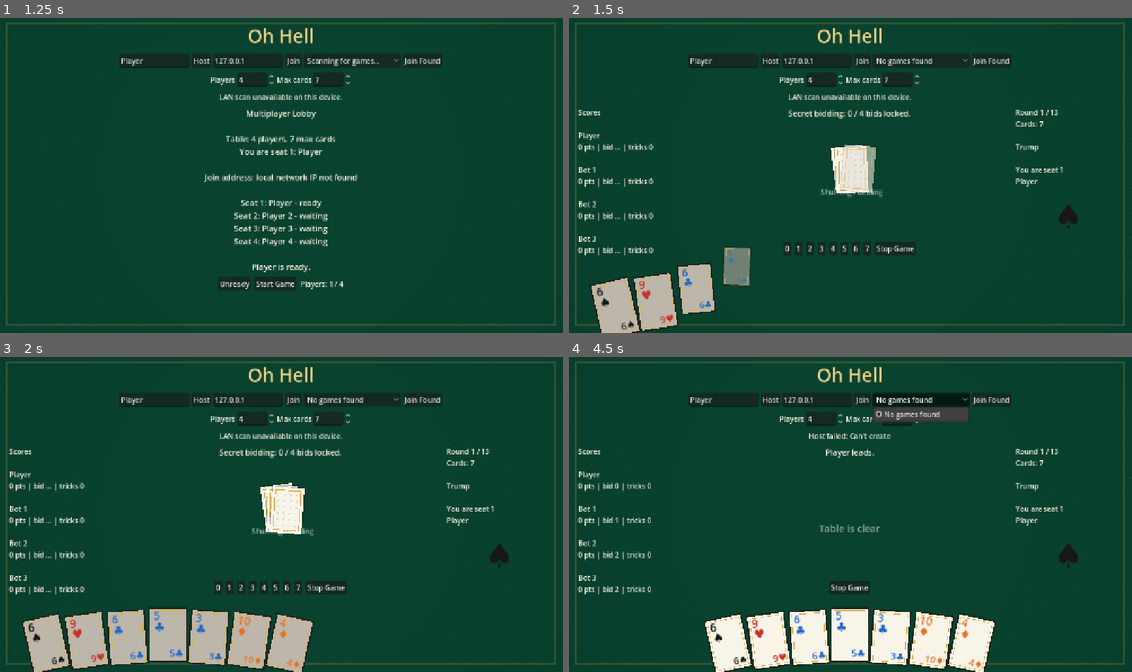
Above: before the commit, frames 1-4 (two rows, left to right).
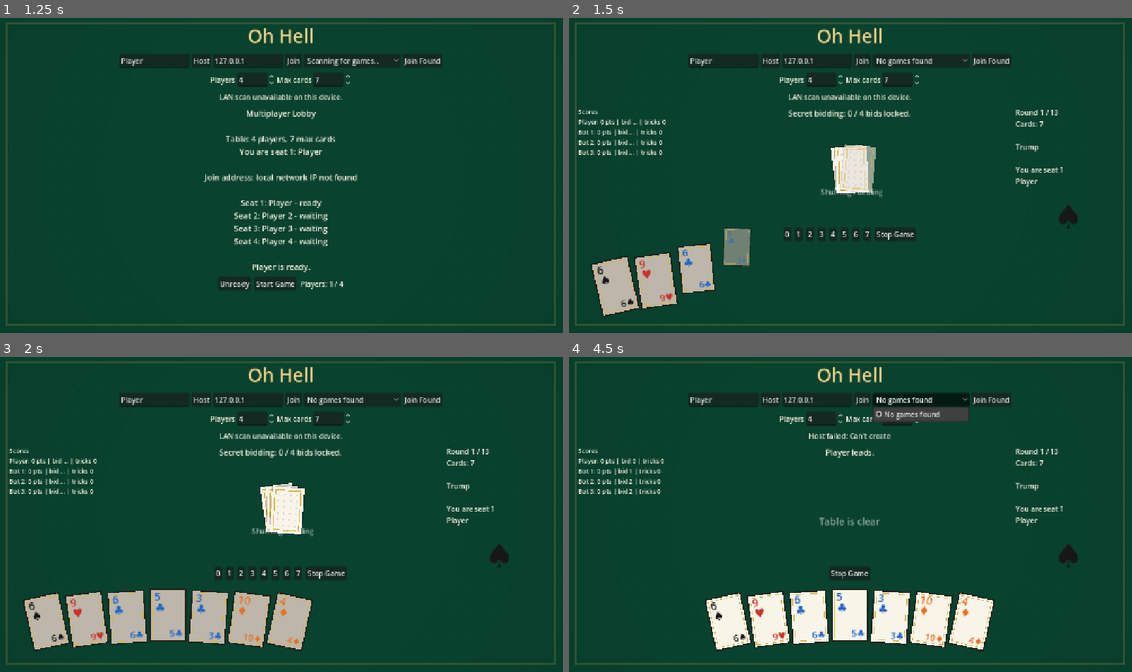
Above: after the commit, the same moments.

Repository: JordanOakFox/oh-hell-godot
Game: Godot game, scene res://scenes/main.tscn
Two runs of this game, one before a commit and one after it. Both use one fixed random seed, a clock stepped at 60 frames per second and the inputs below.
Inputs:
- Up to frame 1 (1.25 s): click "Ready" at 0.5 s
- Up to frame 2 (1.5 s): click "Start Game" at 1.25 s
- Up to frame 3 (2 s): no input
- Up to frame 4 (4.5 s): click "0" at 2 s; tap Enter at 2.75 s; click "Host" at 3.5 s; click "No games found" at 4.25 s

Frame 1 is identical in both runs. In frame 2, 6.7% of the frame differs, in the area x 1-62%, y 29-100%; in frame 3, 11%; in frame 4, 10%.

Commit message:
Keep player hand visible in large games

Diff:
--- a/scripts/main.gd
+++ b/scripts/main.gd
@@ -168,7 +168,7 @@
 
 	left_stats_label = Label.new()
 	left_stats_label.autowrap_mode = TextServer.AUTOWRAP_WORD_SMART
-	left_stats_label.add_theme_font_size_override("font_size", 16)
+	left_stats_label.add_theme_font_size_override("font_size", 14)
 	left_stats_label.add_theme_color_override("font_color", Color("#f7f1e3"))
 	left_stats_label.custom_minimum_size = Vector2(240, 0)
 	left_stats_label.size_flags_vertical = Control.SIZE_EXPAND_FILL
@@ -191,7 +191,7 @@
 	trick_box = HBoxContainer.new()
 	trick_box.alignment = BoxContainer.ALIGNMENT_CENTER
 	trick_box.add_theme_constant_override("separation", 18)
-	trick_box.custom_minimum_size = Vector2(0, 124)
+	trick_box.custom_minimum_size = Vector2(0, 96)
 	trick_box.size_flags_vertical = Control.SIZE_EXPAND_FILL
 	center_column.add_child(trick_box)
 
@@ -219,7 +219,7 @@
 	right_info_panel.add_child(trump_symbol_label)
 
 	hand_box = Control.new()
-	hand_box.custom_minimum_size = Vector2(0, 170)
+	hand_box.custom_minimum_size = Vector2(0, 178)
 	hand_box.size_flags_horizontal = Control.SIZE_EXPAND_FILL
 	root.add_child(hand_box)
 
@@ -472,14 +472,14 @@
 		view_state["names"][my_seat],
 	]
 	_render_trump_symbol()
-	var stats_text := "Scores\n\n"
+	var stats_text := "Scores\n"
 	for i in range(view_state["num_players"]):
 		var bid_text := "?"
 		if view_state["phase"] == "bidding":
 			bid_text = "in" if view_state["bid_submitted"][i] else "..."
 		elif view_state["bids"][i] != null:
 			bid_text = str(view_state["bids"][i])
-		stats_text += "%s\n%d pts | bid %s | tricks %d\n\n" % [
+		stats_text += "%s: %d pts | bid %s | tricks %d\n" % [
 			view_state["names"][i],
 			view_state["scores"][i],
 			bid_text,
@@ -681,9 +681,9 @@
 		button.set_meta("card", card)
 		button.pressed.connect(_on_card_button_pressed.bind(button))
 		var offset := float(i) - (float(count - 1) * 0.5)
-		var arc_y := 26.0 + absf(offset) * 7.0
+		var arc_y := 14.0 + absf(offset) * 5.0
 		button.position = Vector2(center_x - 37.0 + offset * spread, arc_y)
-		button.scale = Vector2(1.16, 1.16)
+		button.scale = Vector2(1.12, 1.12)
 		button.rotation_degrees = offset * 4.2
 		button.pivot_offset = Vector2(37, 53)
 		hand_box.add_child(button)
